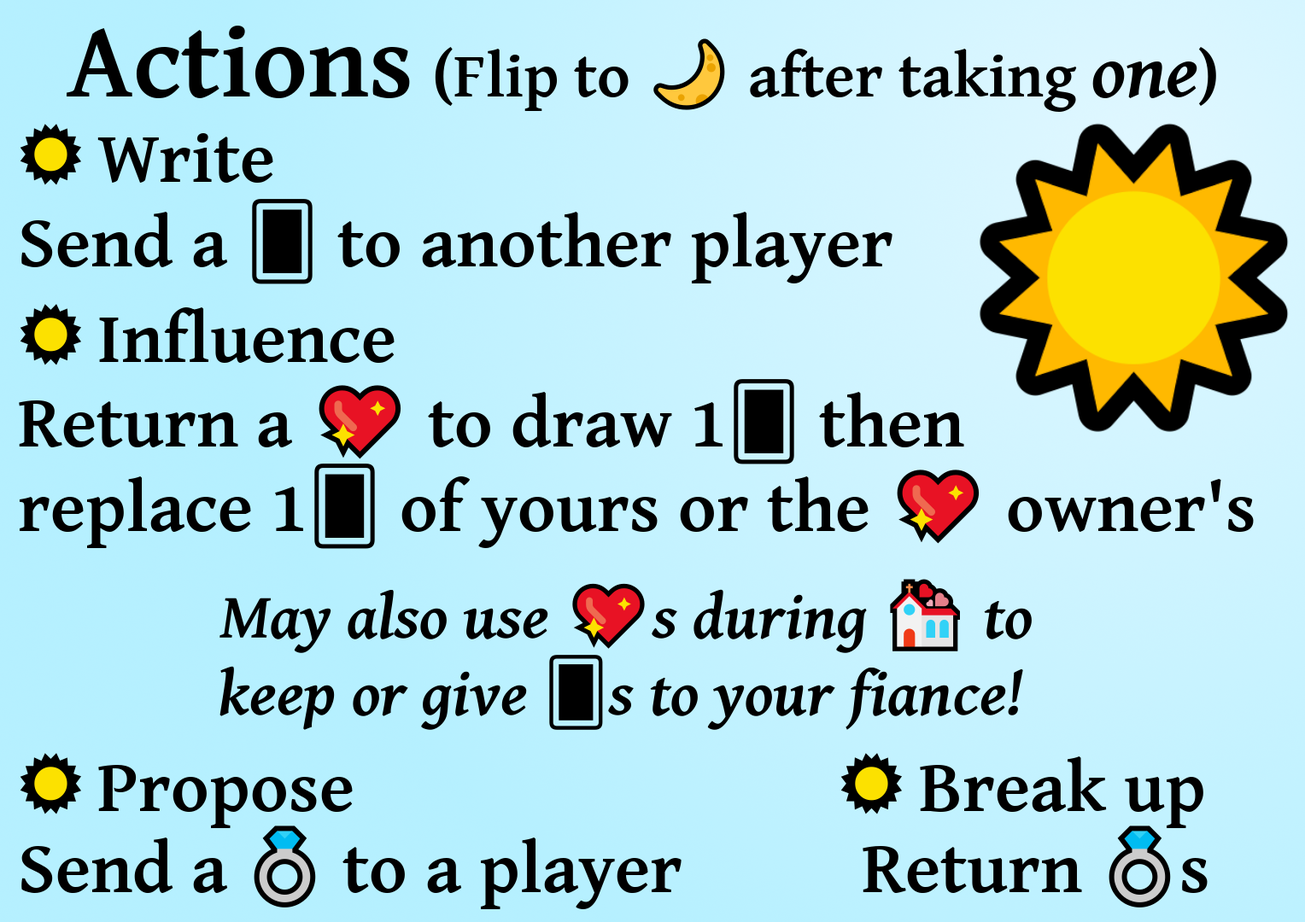
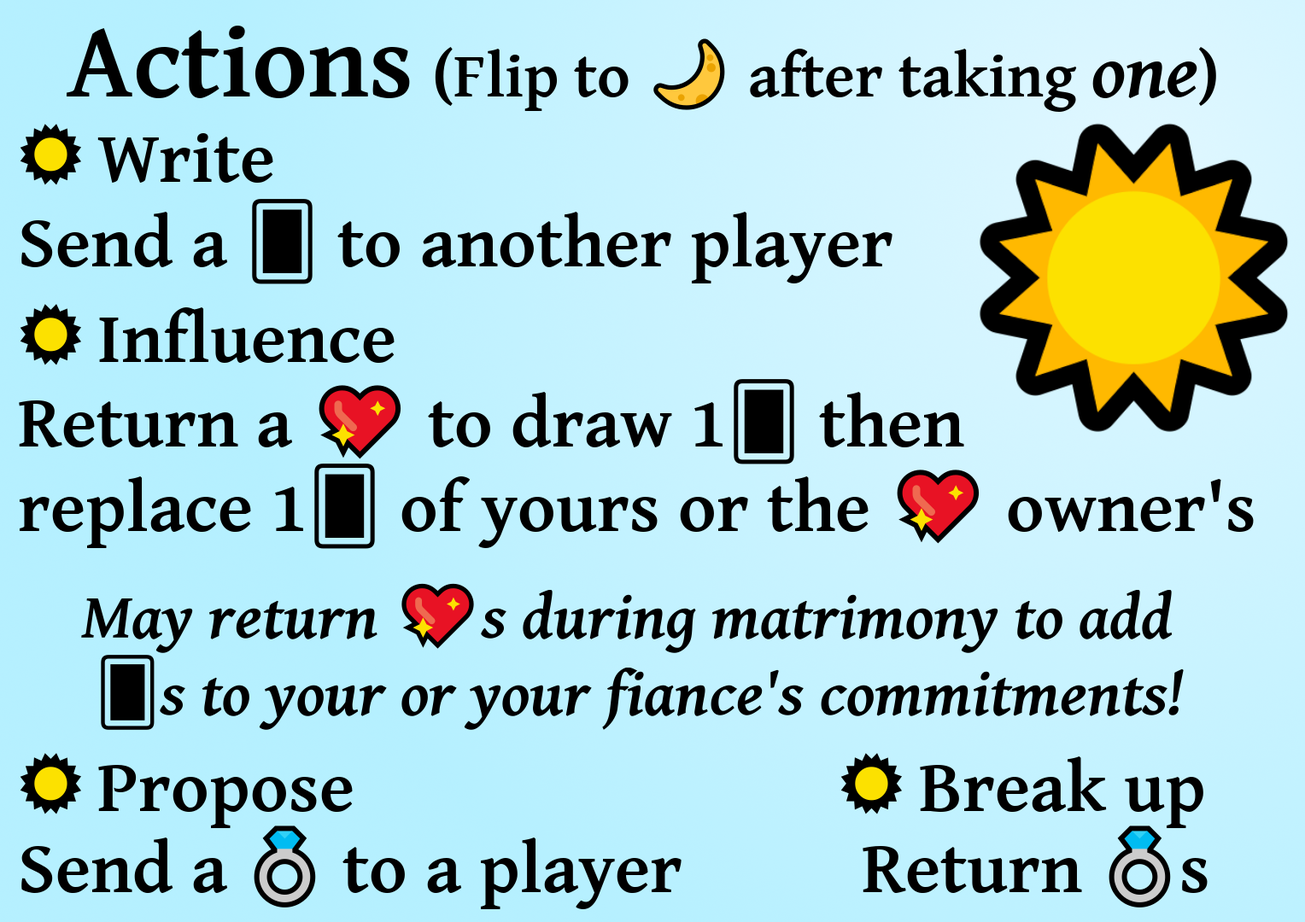
Layer changes from the first (1305, 922) image to the second:
painted on "🌣 Write ..." over [81, 578, 1184, 731]
